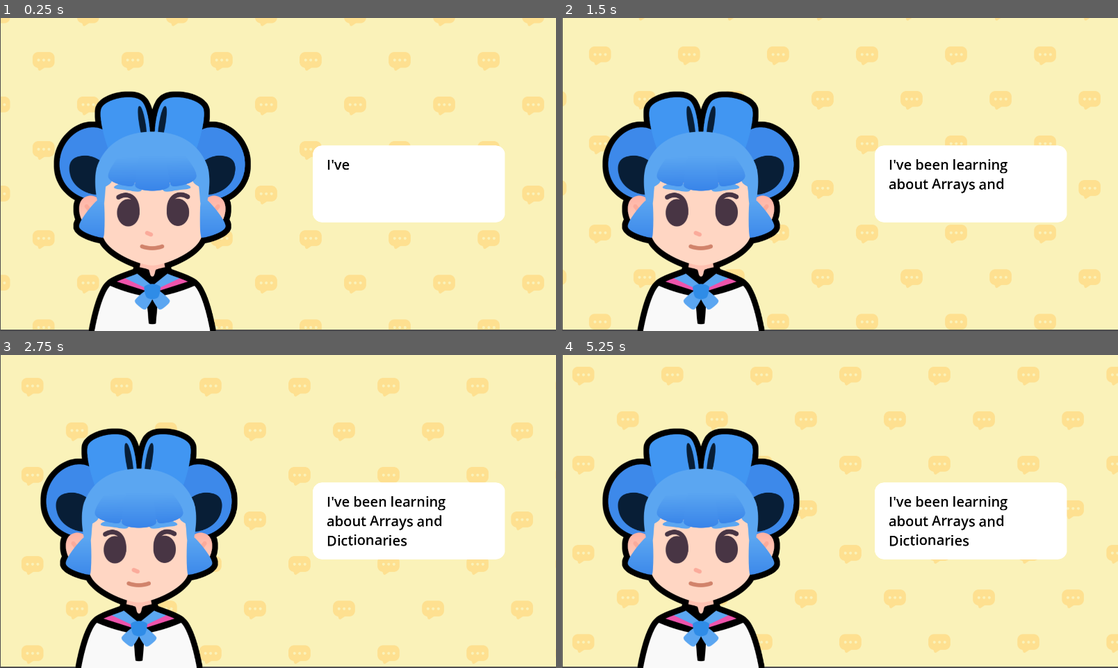
Above: before the commit, frames 1-4 (two rows, left to right).
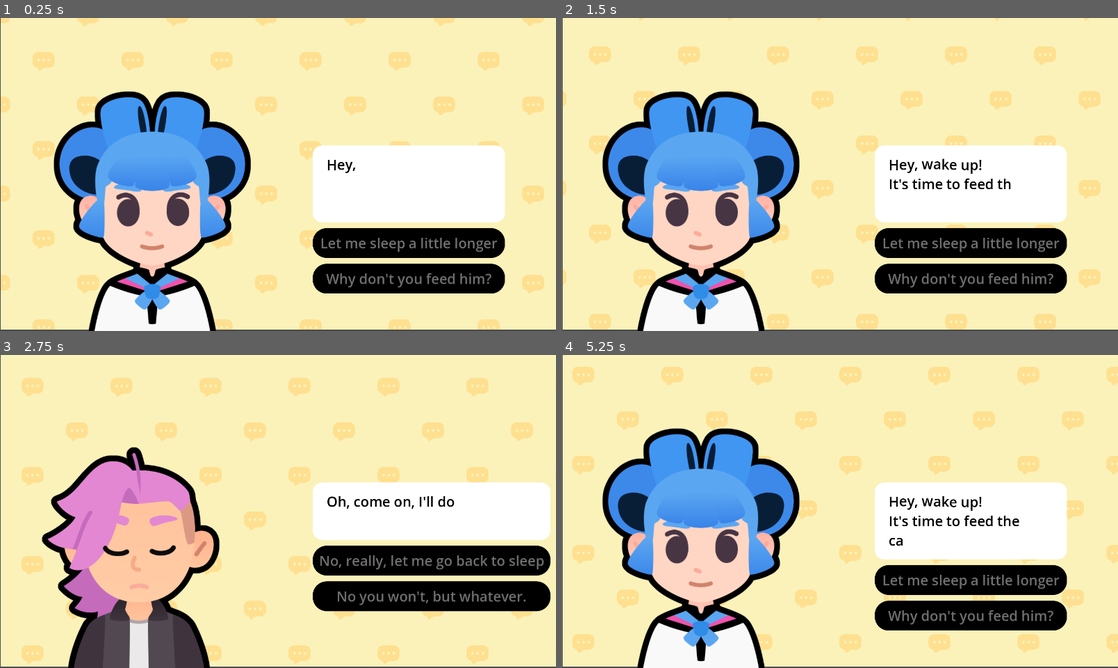
Above: after the commit, the same moments.

Repository: Dhdjsn/M8-Starting-a-Dialogue
Game: Godot game, scene res://lessons/dialogue.tscn
Two runs of this game, one before a commit and one after it. Both use one fixed random seed, a clock stepped at 60 frames per second and the inputs below. The project has no main scene, so this scene is started directly. Sound files missing from this copy of the repository are replaced by a short silence.
Inputs (mouse positions are in pixels of both pictures, inside the frame that each line leads up to):
- Up to frame 1 (0.25 s): no input
- Up to frame 2 (1.5 s): tap Enter at 0.5 s; move the mouse to (962, 158) at 0.52 s; tap Z at 0.6, 1.35 s; click (962, 158) at 0.67 s; tap Space at 0.77 s; move the mouse to (728, 190) at 1.27 s; click (728, 190) at 1.42 s
- Up to frame 3 (2.75 s): tap Space at 1.52 s; click (411, 580) at 2 s, where only the run after the commit has a clickable "Let me sleep a little longer"
- Up to frame 4 (5.25 s): move the mouse to (895, 442) at 2.77 s; tap Z at 2.85, 4.35, 5.1 s; click (895, 442) at 2.92 s; click (995, 561) at 3.5 s, where only the run after the commit has a clickable "No, really, let me go back to…"; move the mouse to (812, 574) at 4.27 s; click (812, 574) at 4.42 s; tap Space at 4.52 s; move the mouse to (1006, 558) at 5.02 s; click (1006, 558) at 5.17 s

The runs differ from the first frame. In frame 1, 6.5% of the frame differs, in the area x 56-91%, y 45-88%; in frame 2, 7.2%; in frame 3, 31%, in the area x 7-99%, y 23-100%; in frame 4, 7.5%.

Commit message:
M8L4 done

Diff:
--- a/lessons/dialogue.gd
+++ b/lessons/dialogue.gd
@@ -18,39 +18,37 @@
 var dialogue_items: Array[Dictionary] = [
 	{
 		"expression": expressions["regular"],
-		"text": "I've been learning about [wave]Arrays and Dictionaries[/wave]",
-		"character": bodies["sophia"]
+		"text": "[wave]Hey, wake up![/wave]\nIt's time to feed the cat...",
+		"character": bodies["sophia"],
+		"choices": {
+			"Let me sleep a little longer": 2,
+			"Why don't you feed him?": 1,
+		},
 	},
 	{
 		"expression": expressions["regular"],
-		"text": "How has it been going?",
-		"character": bodies["pink"]
+		"text": "No... I'm ok.",
+		"character": bodies["sophia"],
+		"choices": {
+			"Sure I guess.": 3,
+			"No, let me go back to sleep": 2,
+		},
 	},
 	{
 		"expression": expressions["sad"],
-		"text": "... Well... it is a little bit [shake]complicated[/shake]!",
-		"character": bodies["sophia"]
-	},
-	{
-		"expression": expressions["sad"],
-		"text": "Oh!",
-		"character": bodies["pink"]
-	},
-	{
-		"expression": expressions["regular"],
-		"text": "I believe in you!",
-		"character": bodies["pink"]
+		"text": "Oh, come on, I'll do it next time.",
+		"character": bodies["pink"],
+		"choices": {
+			"No, really, let me go back to sleep": 0,
+			"No you won't, but whatever.": 1,
+		},
 	},
 	{
 		"expression": expressions["happy"],
-		"text": "If you stick to it, you'll eventually make it!",
-		"character": bodies["pink"]
+		"text": "That's the spirit! [wave]You can do it![/wave]",
+		"character": bodies["pink"],
+		"choices": {"Okay... (Quit)": - 1},
 	},
-	{
-		"expression": expressions["happy"],
-		"text": "That's it! Let's [tornado freq=3.0][rainbow val=1.0]GOOOOOO!!![/rainbow][/tornado]",
-		"character": bodies["sophia"]
-	}
 ]
 
 ## UI element that shows the texts
@@ -77,7 +75,7 @@
 	rich_text_label.text = current_item["text"]
 	expression.texture = current_item["expression"]
 	body.texture = current_item["character"]
-
+	create_buttons(current_item["choices"])
 	# We set the initial visible ratio to the text to 0, so we can change it in the tween
 	rich_text_label.visible_ratio = 0.0
 	# We create a tween that will draw the text
@@ -102,6 +100,26 @@
 	# We animate the character sliding in.
 	slide_in()
 
+	for button: Button in action_buttons_v_box_container.get_children():
+		button.disabled = true
+	tween.finished.connect(func() -> void:
+		for button: Button in action_buttons_v_box_container.get_children():
+			button.disabled = false
+			)
+
+func create_buttons(choices_data: Dictionary) -> void:
+	for button in action_buttons_v_box_container.get_children():
+		button.queue_free()
+
+	for choice_text in choices_data:
+		var button := Button.new()
+		action_buttons_v_box_container.add_child(button)
+		button.text = choice_text
+		var target_line_idx: int = choices_data[choice_text]
+		if target_line_idx == -1:
+			button.pressed.connect(get_tree().quit)
+		else:
+			button.pressed.connect(show_text.bind(target_line_idx))
 
 ## Animates the character when they start talking
 func slide_in() -> void:
--- /dev/null
+++ b/lessons/slideshow_entry.gd
@@ -0,0 +1,5 @@
+class_name SlideShowEntry extends Resource
+
+@export var expression: Texture = null
+@export var character: Texture = null
+@export var text := ""
Not shown, added: lessons/slideshow_entry.gd.uid
